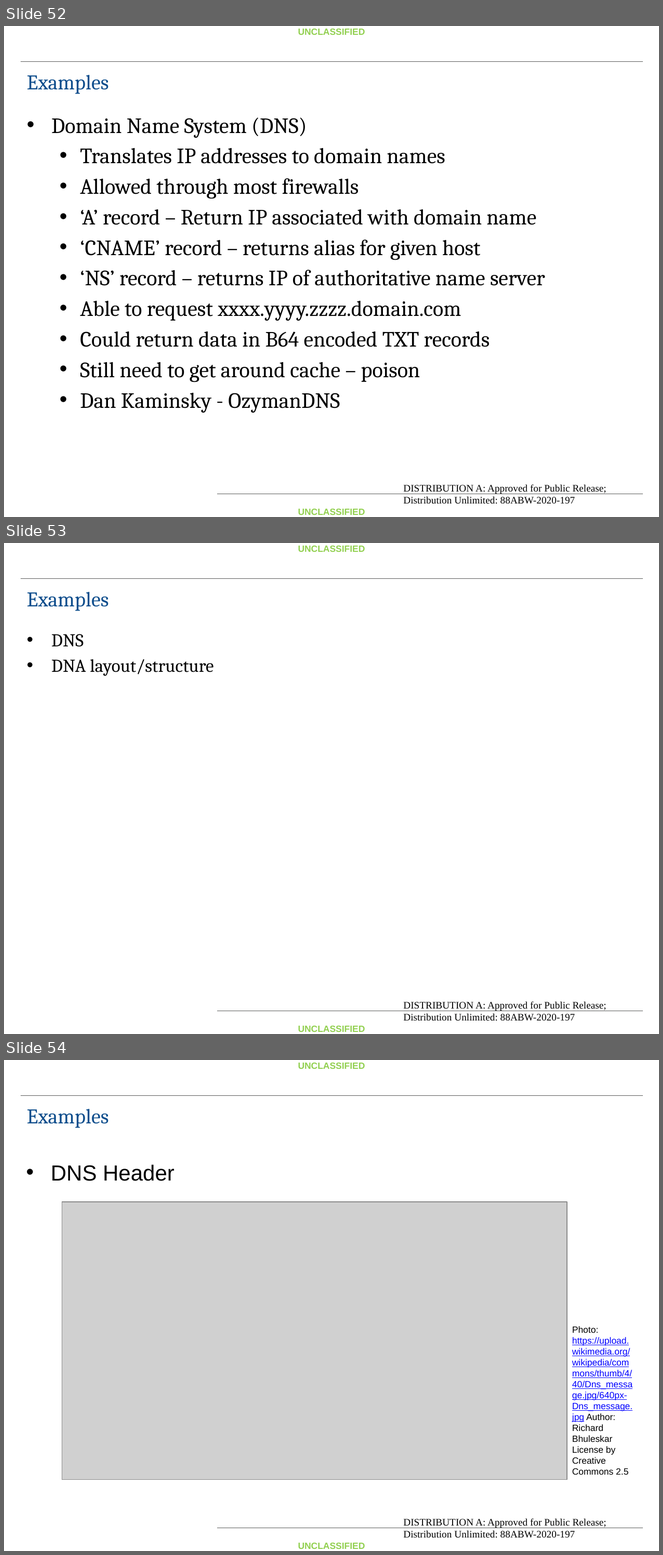
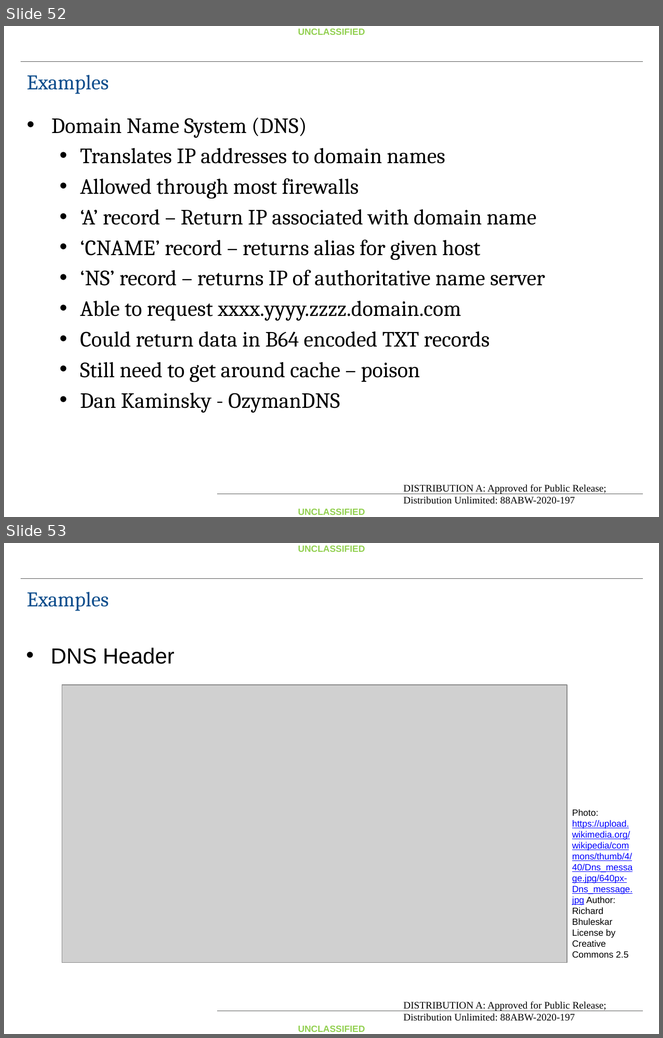
Before and after one commit to fitzgeralddaniel/CovertChannelClass, a slide deck: Handout/Covert Channel Lecture Day 1.pptx. Shown one above the other, each under a label of ours: slides 52, 53 and 54 before the commit, slides 52 and 53 after it. The pictures are 663x1555 and 663x1038 pixels, drawn with LibreOffice and Linux fonts; fonts in the diff are those of the drawing; grey boxes stand for pictures; background and template pictures are left out. Boxes give left, top, right and bottom in pixels: in the first picture for what was removed or moved away, otherwise in the second. Text is boxed around its words. In the diff, an @@ line names an element or a change of style, - is before the commit and + after.

```diff
--- a/Handout/Covert Channel Lecture Day 1.pptx
+++ b/Handout/Covert Channel Lecture Day 1.pptx
@@ slide 53 removed at [4, 543, 659, 1034], background #FFFFFF; not listed: 5 template elements that a slide beside it also shows @@
@@ text removed at [27, 592, 109, 611] @@
-Examples
@@ text removed at [51, 634, 214, 676] @@
-• DNS
-• DNA layout/structure
@@ what was slide 54 is now slide 53 @@
```
Also in this commit, not shown: 2 slides changed, 4 other files.
